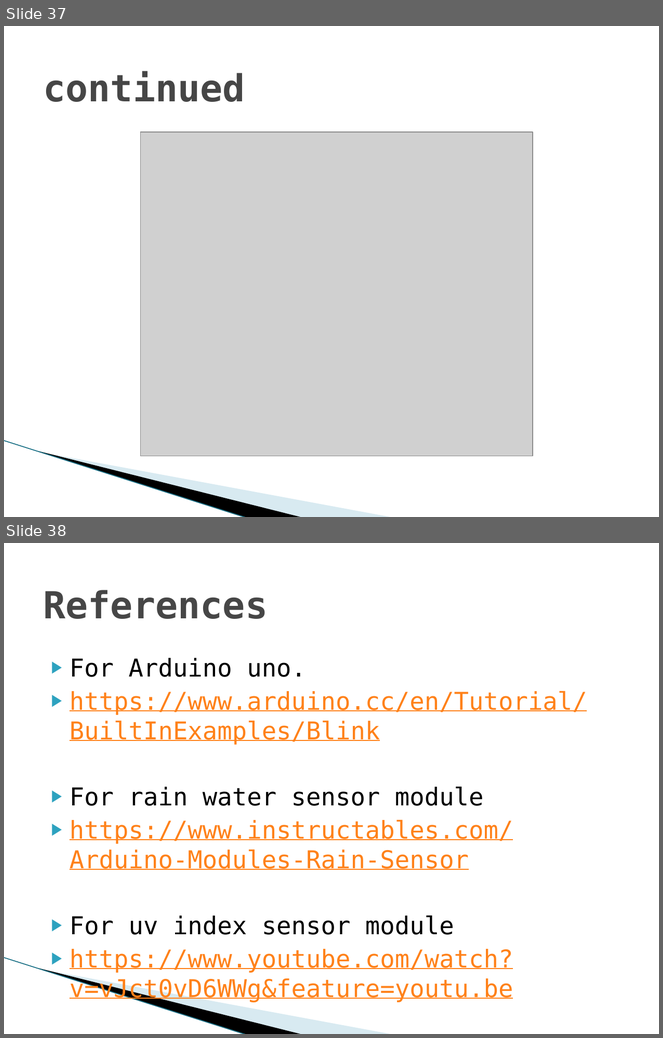
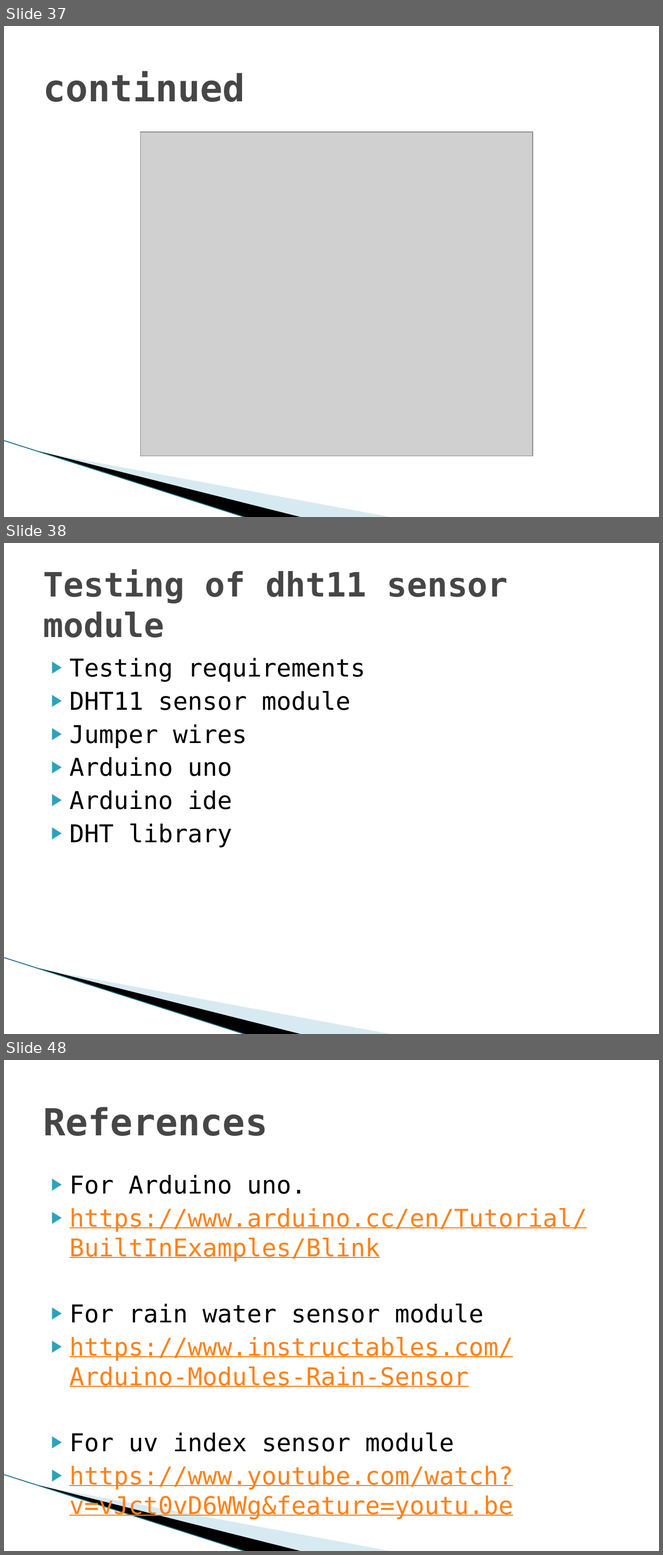
Before and after one commit to Group-1-winter-2021/ESE4009_2, a slide deck: Testing the hardware components.pptx. Shown one above the other, each under a label of ours: slides 37 and 38 before the commit, slides 37, 38 and 48 after it; the slides between them are not shown. The pictures are 663x1038 and 663x1555 pixels, drawn with LibreOffice and Linux fonts; fonts in the diff are those of the drawing; grey boxes stand for pictures; background and template pictures are left out. Boxes give left, top, right and bottom in pixels: in the first picture for what was removed or moved away, otherwise in the second. Text is boxed around its words. In the diff, an @@ line names an element or a change of style, - is before the commit and + after.

Commit message:
Add files via upload
the final file of testing the hardware components after receiving beaglebone wireless and dht11 sensor

```diff
--- a/Testing the hardware components.pptx
+++ b/Testing the hardware components.pptx
@@ slide 38 added at [4,543,659,1034], background #FFFFFF; not listed: 3 template elements that a slide beside it also shows @@
@@ title added at [43,570,508,638], 36.9 pt, text #464646, bold @@
+Testing of dht11 sensor module
@@ text added at [70,658,365,848], 27 pt, text #000000 @@
+▶ Testing requirements
+▶ DHT11 sensor module
+▶ Jumper wires
+▶ Arduino uno
+▶ Arduino ide
+▶ DHT library
@@ what was slide 38 is now slide 48 @@
```
Also in this commit, not shown: 1 slide changed, 10 other slides added.
